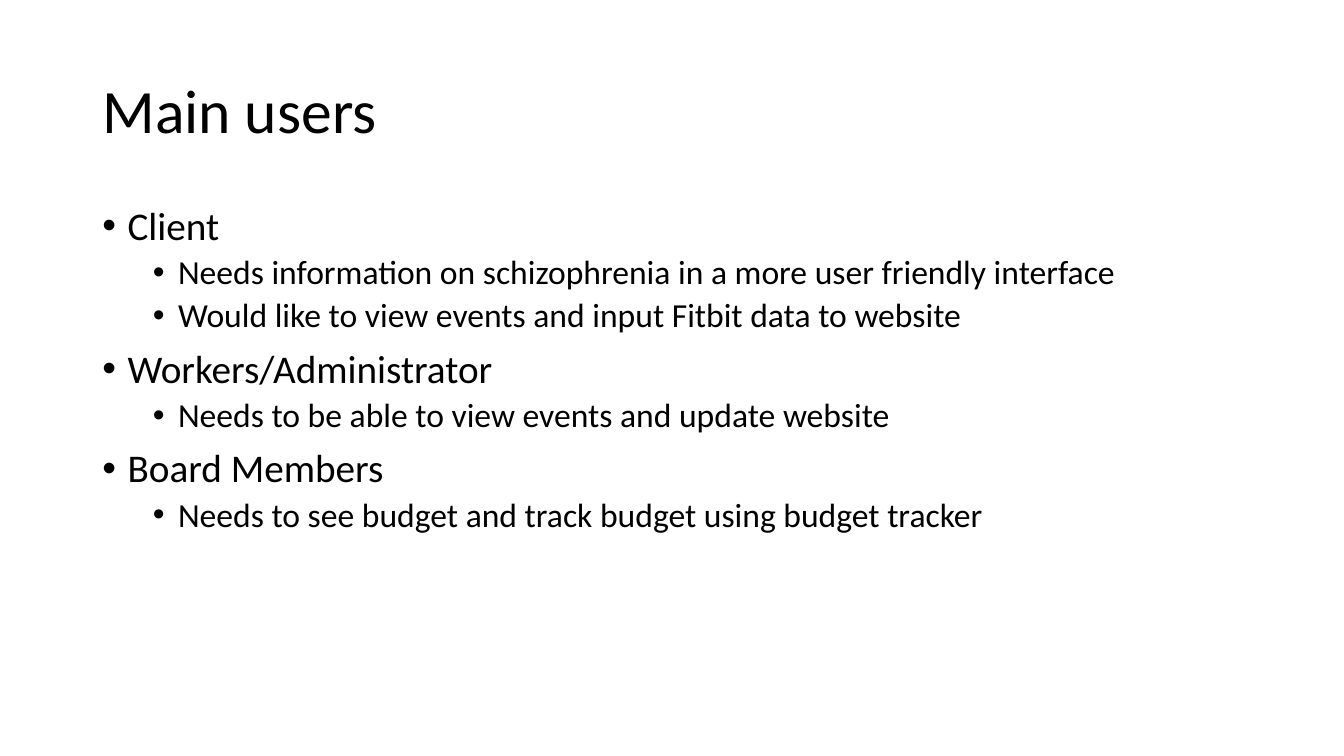
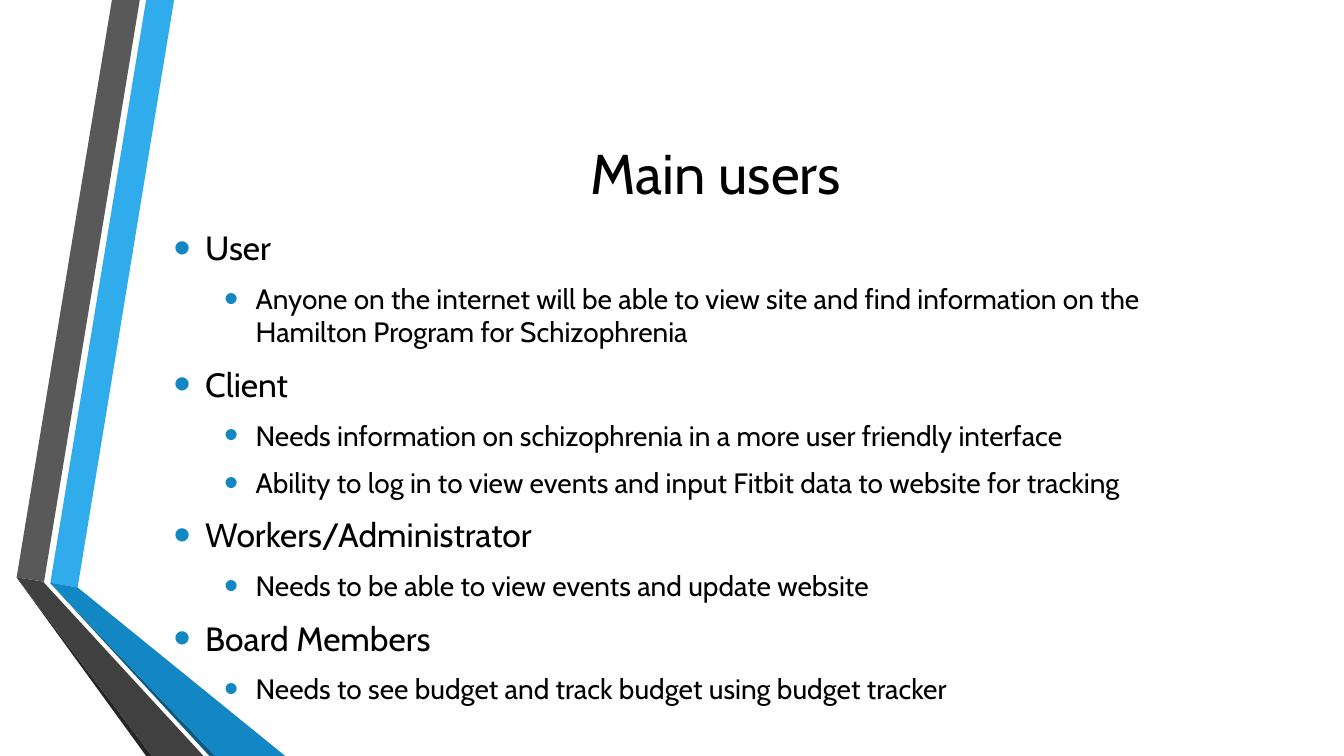
Before and after one commit to amirbukhari/HPS, a slide deck: slide 3 of Main Metaphor.pptx (slide 1 before the commit). Drawn at 1344x756 pixels with LibreOffice and Linux fonts; fonts in the diff are those of the drawing; background and template pictures are left out. Boxes give left, top, right and bottom in pixels: in the first picture for what was removed or moved away, otherwise in the second. Text is boxed around its words. In the diff, an @@ line names an element or a change of style, - is before the commit and + after.

Commit message:
Justins Changes to events

```diff
--- a/Main Metaphor.pptx
+++ b/Main Metaphor.pptx
@@ title "Main users": place and size @@
-title "Main users" at box(102, 90, 377, 134)
+title "Main users" at box(591, 154, 840, 195)
@@ title "Main users" at box(591, 154, 840, 195): size 44 to 40 pt, font Calibri to Cabin; alignment left to centre; line spacing 0.9 to 1 @@
@@ text "User": place and size @@
-text "User" at box(128, 212, 1115, 533)
+text "User" at box(205, 236, 1139, 706)
@@ text "User" at box(205, 236, 1139, 706): vertical alignment top to middle @@
@@ text at box(205, 236, 1139, 349): paragraphs added @@
+• User
+  • Anyone on the internet will be able to view site and find information on the Hamilton Program for Schizophrenia
@@ text at box(205, 371, 1063, 706): size 28 to 24 pt in "Client", "Workers/Administrator", "Board Members"; font Calibri to Cabin in "Client", "Needs information on schizophrenia in a more ...", "Workers/Administrator", "Needs to be able to view events ..." and 2 more places; size 24 to 20 pt in "Needs information on schizophrenia in a more ...", "Needs to be able to view events ...", "Needs to see budget and track budget ..."; indent changed; line spacing 0.9 to 1; more space between paragraphs @@
@@ text at box(256, 472, 1120, 500): text changed; size 24 to 20 pt; font Calibri to Cabin @@
-  • Would like to view events and input Fitbit data to website
+  • Ability to log in to view events and input Fitbit data to website for tracking
@@ group added at box(16, 0, 285, 756): 6 freeform shapes @@
```
Also in this commit, not shown: 4 other slides changed, 4 slides added, 3 other files.
